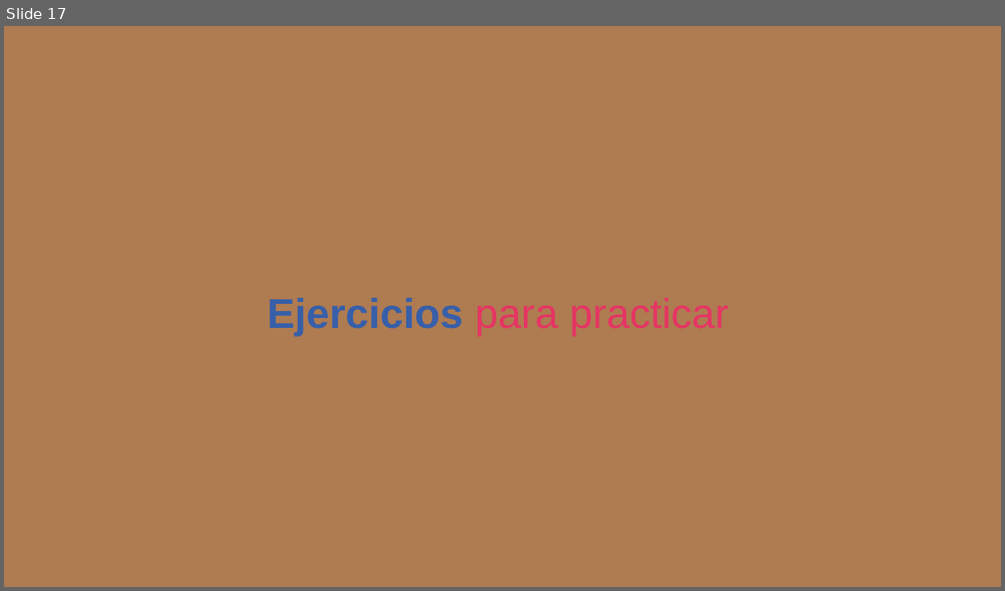
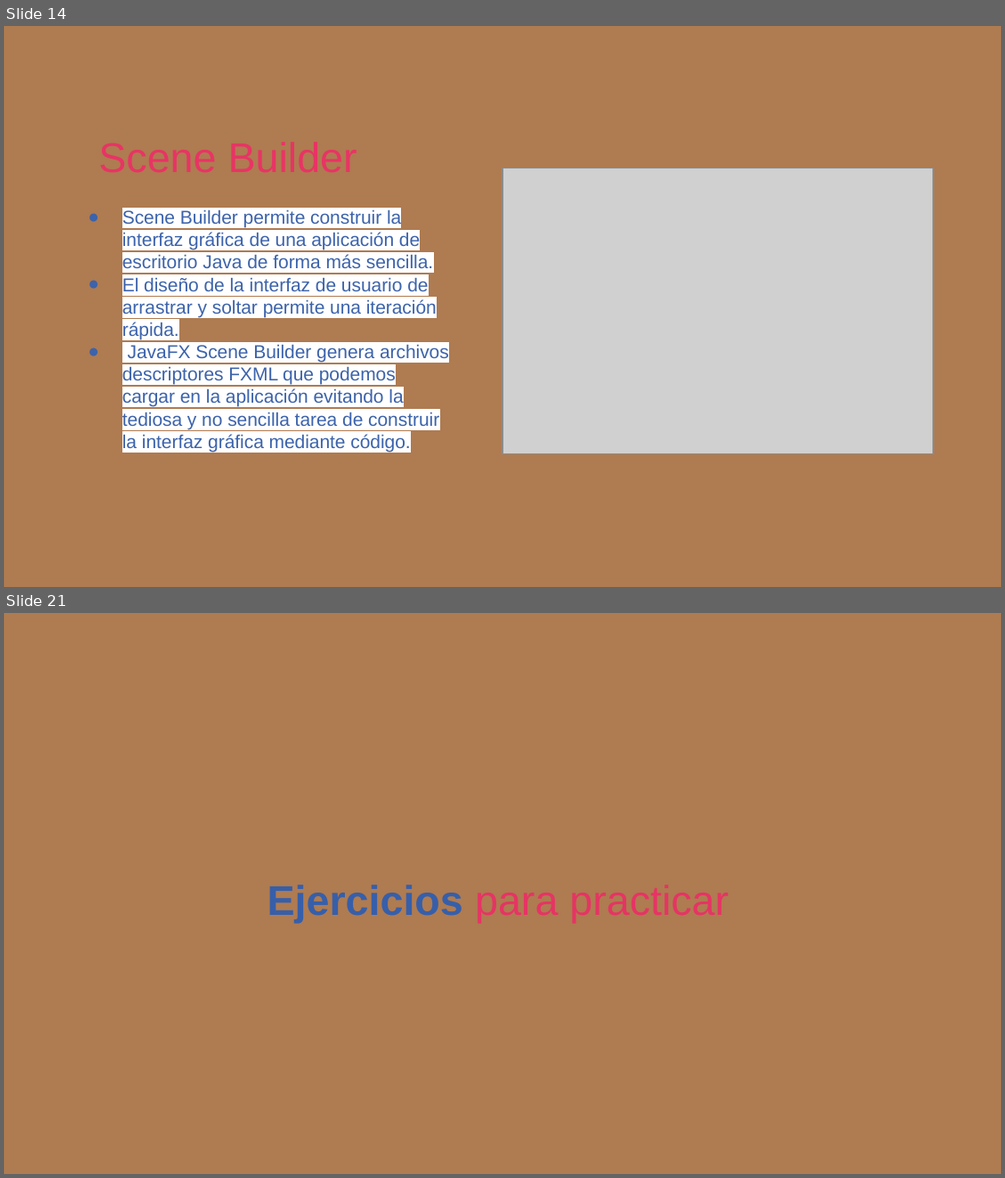
Before and after one commit to kristellu/CICLO_II, a slide deck: Componente_Teórico_Presentaciones/Slide-Java sesión 13 semana 5_.pptx. Shown one above the other, each under a label of ours: slide 17 before the commit, slides 14 and 21 after it; the slides between them are not shown. The pictures are 1005x591 and 1005x1178 pixels, drawn with LibreOffice and Linux fonts; fonts in the diff are those of the drawing; grey boxes stand for pictures; background and template pictures are left out. Boxes give left, top, right and bottom in pixels: in the first picture for what was removed or moved away, otherwise in the second. Text is boxed around its words. In the diff, an @@ line names an element or a change of style, - is before the commit and + after.

```diff
--- a/Componente_Teórico_Presentaciones/Slide-Java sesión 13 semana 5_.pptx
+++ b/Componente_Teórico_Presentaciones/Slide-Java sesión 13 semana 5_.pptx
@@ slide 14 added at (x1=4, y1=26, x2=1001, y2=587), background picture (left out) @@
@@ text added at (x1=92, y1=124, x2=914, y2=184), 30 pt, text #E83464 @@
+Scene Builder
@@ picture added at (x1=502, y1=168, x2=933, y2=453) @@
@@ text added at (x1=122, y1=210, x2=449, y2=451), 13.5 pt, text #3C63AB @@
+● Scene Builder permite construir la interfaz gráfica de una aplicación de escritorio Java de forma más sencilla.
+● El diseño de la interfaz de usuario de arrastrar y soltar permite una iteración rápida.
+● JavaFX Scene Builder genera archivos descriptores FXML que podemos cargar en la aplicación evitando la tediosa y no sencilla tarea de construir la interfaz gráfica mediante código.
@@ what was slide 17 is now slide 21 @@
```
Also in this commit, not shown: 1 slide changed, 5 other slides added, 2 slides removed, 1 other file.
